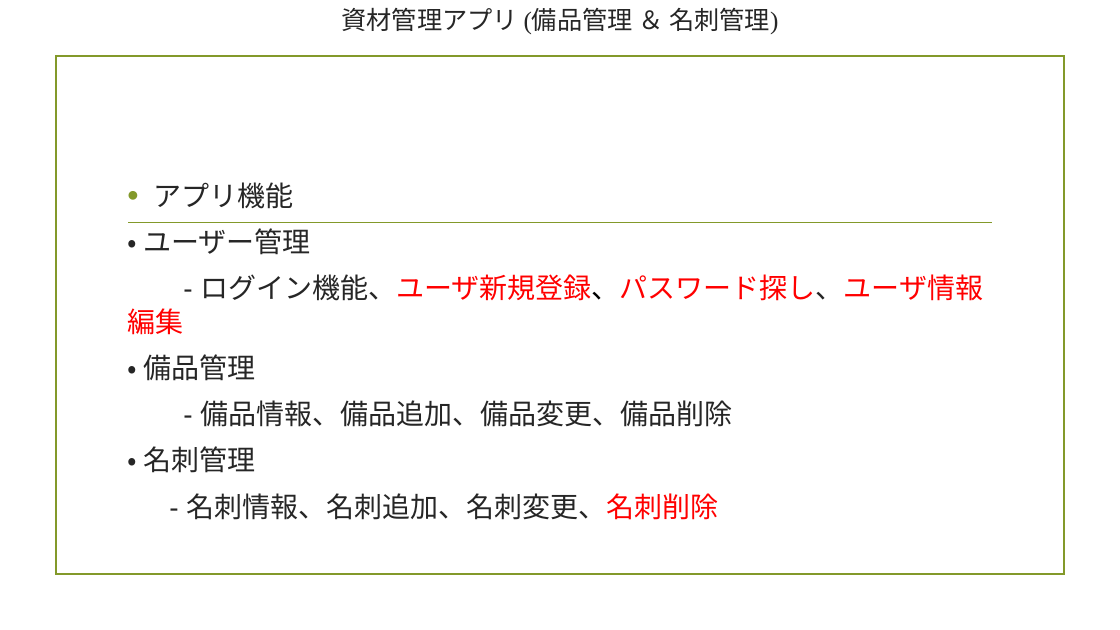
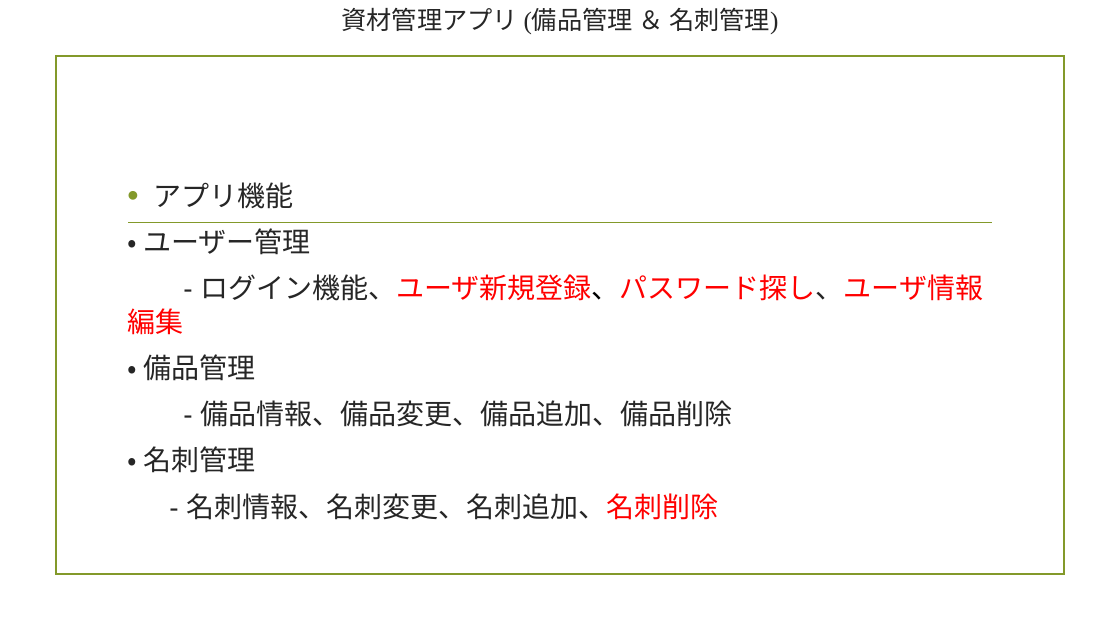
Before and after one commit to ouyou58/SmartingApp, a slide deck: slide 6 of lib/Android & IOS.pptx. Drawn at 1120x630 pixels with LibreOffice and Linux fonts; fonts in the diff are those of the drawing; background and template pictures are left out. Boxes give left, top, right and bottom in pixels: in the first picture for what was removed or moved away, otherwise in the second. Text is boxed around its words. In the diff, an @@ line names an element or a change of style, - is before the commit and + after.

```diff
--- a/lib/Android & IOS.pptx
+++ b/lib/Android & IOS.pptx
@@ text at box(200, 400, 732, 427): text changed @@
-- 備品情報、備品追加、備品変更、備品削除
+- 備品情報、備品変更、備品追加、備品削除
@@ text at box(186, 493, 718, 520): text changed @@
-- 名刺情報、名刺追加、名刺変更、名刺削除
+- 名刺情報、名刺変更、名刺追加、名刺削除
```
Also in this commit, not shown: 14 other files.
